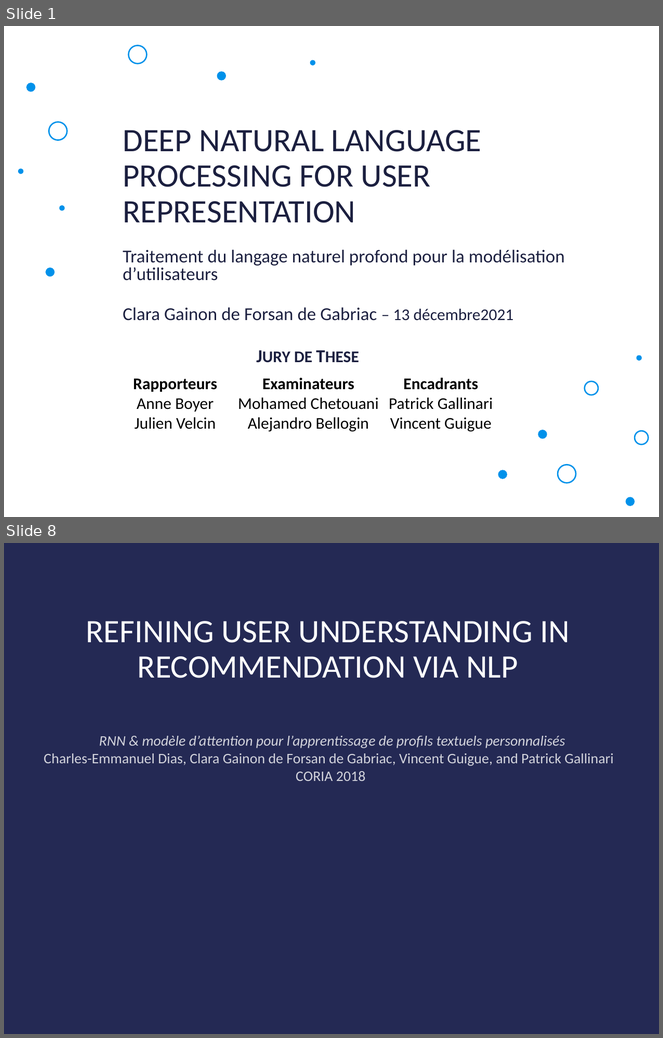
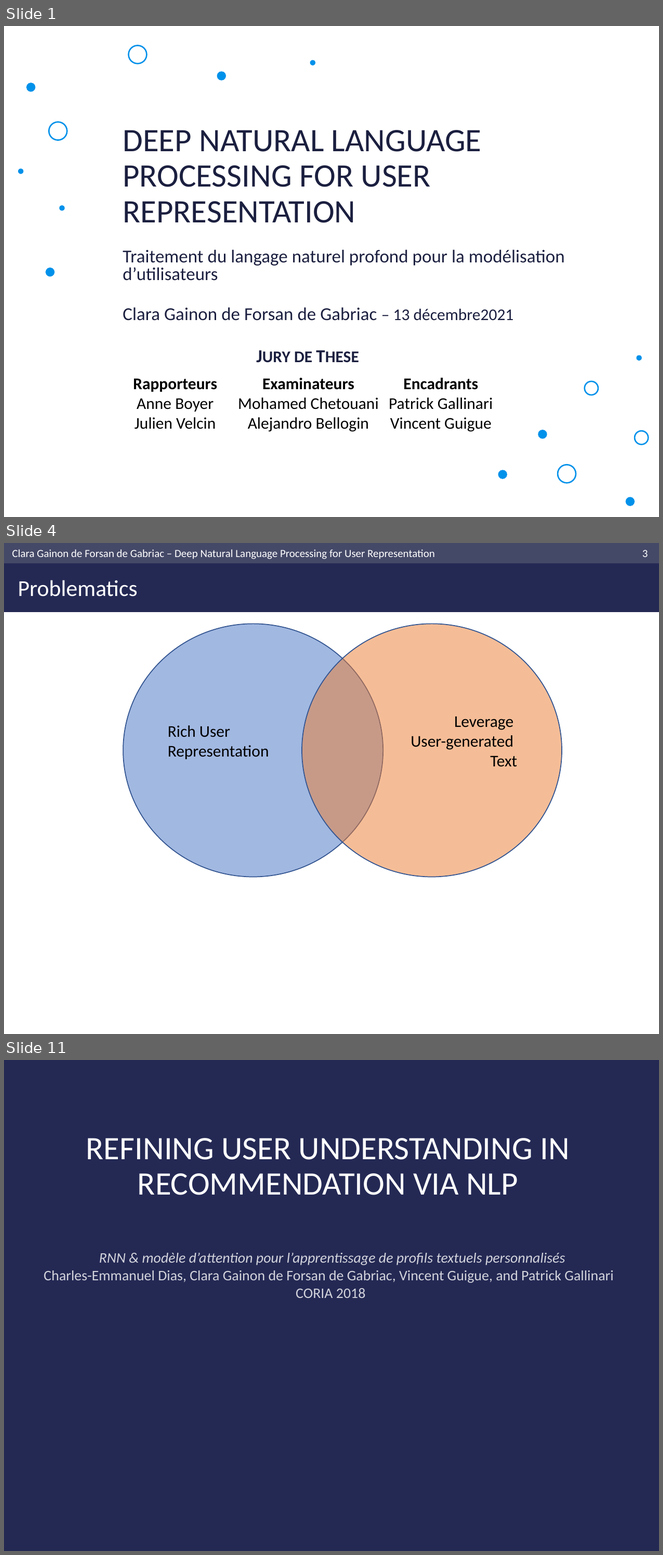
Before and after one commit to clara-gdef/defense, a slide deck: defense.pptx. Shown one above the other, each under a label of ours: slides 1 and 8 before the commit, slides 1, 4 and 11 after it; the slides between them are not shown. The pictures are 663x1038 and 663x1555 pixels, drawn with LibreOffice and Linux fonts; fonts in the diff are those of the drawing; background and template pictures are left out. Boxes give left, top, right and bottom in pixels: in the first picture for what was removed or moved away, otherwise in the second. Text is boxed around its words. In the diff, an @@ line names an element or a change of style, - is before the commit and + after.

```diff
--- a/defense.pptx
+++ b/defense.pptx
@@ slide 4 added at (4, 543, 659, 1034), background #FFFFFF @@
@@ rectangle added at (4, 543, 659, 612), fill #242954 @@
@@ rectangle added at (4, 543, 659, 563), fill #454968 @@
@@ text added at (12, 549, 435, 559), 12 pt, text #FFFFFF @@
+Clara Gainon de Forsan de Gabriac – Deep Natural Language Processing for User Representation
@@ page number added at (643, 550, 648, 557), 12 pt, text #FFFFFF @@
+3
@@ title added at (18, 580, 138, 597), 25 pt, text #FFFFFF @@
+Problematics
@@ ellipse added at (123, 624, 384, 877), fill #4472C4 at 50% opacity, outline #325491 1 pt, 18 pt, text #000000 @@
+Rich User
+Representation
@@ ellipse added at (302, 624, 562, 877), fill #ED7D31 at 50% opacity, outline #325491 1 pt, 18 pt, text #000000 @@
+Leverage
+User-generated
+Text
@@ what was slide 8 is now slide 11 @@
```
Also in this commit, not shown: 7 slides changed, 6 other slides added, 4 slides removed, 2 other files.
